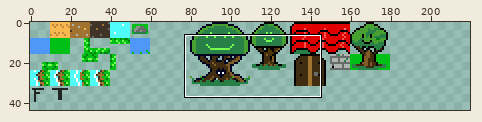
Two states of a sprite sheet, maps/farm-tiles.png. Above: a wide view before the commit, with the close-up outlined.
Close-up. Before the commit:
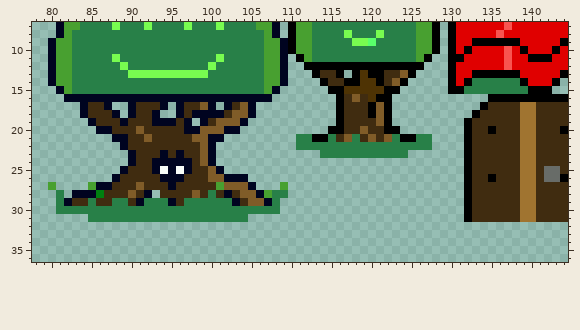
The file is 220x184 pixels. Colours within 5 levels of each other are drawn and written as one. Shown: x 78..144, y 7..36. The wide view leaves out empty margins. The commit also changed other parts of the picture, which this record leaves out.
New version:
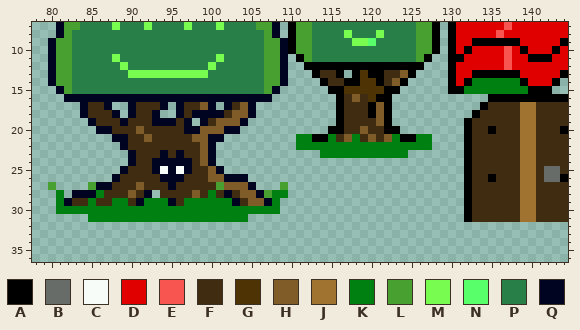
Palette (. is transparent): A #000000  B #686c68  C #f8fcf8  D #e00000  E #f85450  F #402c10  G #4e3304  H #805c28  J #a07430  K #008010  L #48a030  M #78fc50  N #59ff6b  P #288048  Q #000420
The edit:
y 14: x 133..138 PPPPPP -> KKKKKK
y 15: x 132..139 PPPPPPPP -> KKKKKKKK
y 21: x 111..112 PP -> KK; x 115 P -> K; x 118 P -> K; x 123 P -> K; x 126..127 PP -> KK
y 22: x 111..127 PPPPPPPPPPPPPPPPP -> KKKKKKKKKKKKKKKKK
y 23: x 114..124 PPPPPPPPPPP -> KKKKKKKKKKK
y 28: x 81 P -> K; x 100 P -> K; x 108..109 PP -> KK
y 29: x 81 P -> K; x 85 P -> K; x 88..89 PP -> KK; x 92..94 PPP -> KKK; x 97..102 PPPPPP -> KKKKKK; x 108 P -> K
y 30: x 81..108 PPPPPPPPPPPPPPPPPPPPPPPPPPPP -> KKKKKKKKKKKKKKKKKKKKKKKKKKKK
y 31: x 85..104 PPPPPPPPPPPPPPPPPPPP -> KKKKKKKKKKKKKKKKKKKK
Where, in picture pixels (left, top, right, bottom), the same in both close-ups:
changed: (464, 78, 528, 94)
changed: (296, 134, 432, 158)
changed: (56, 190, 288, 222)
